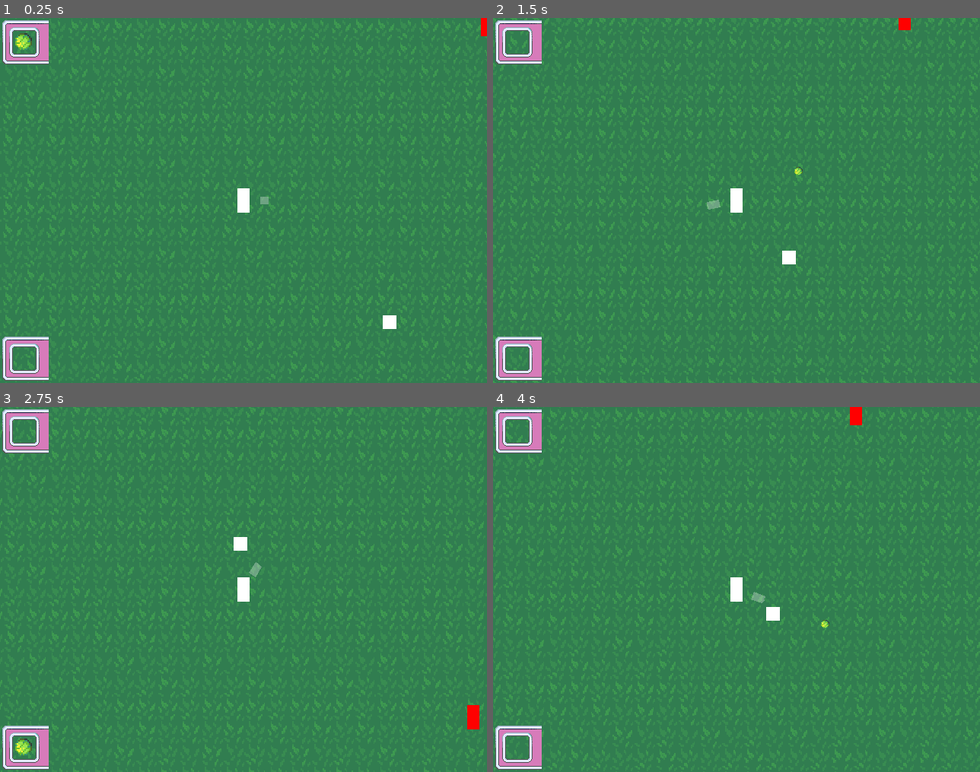
Above: before the commit, frames 1-4 (two rows, left to right).
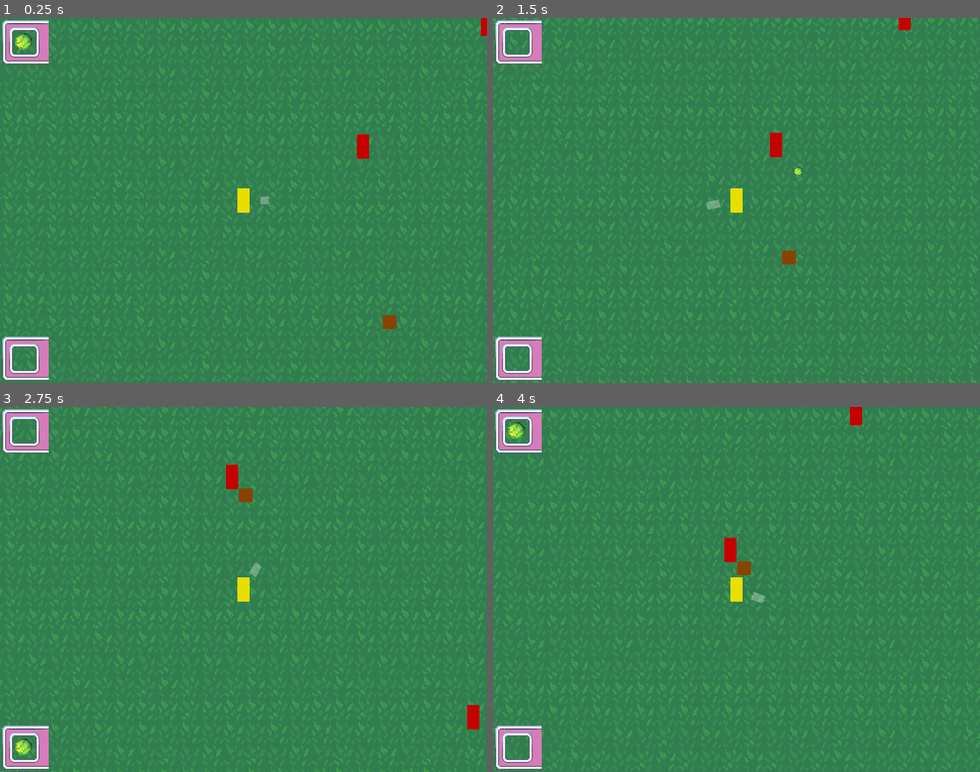
Above: after the commit, the same moments.

Repository: nullportal/dog-and-ball
Game: Godot game, scene res://Game.tscn
The game is run twice, just before and just after one commit, with the same random seed, the same clock (stepped at 60 frames per second) and the same inputs.
Inputs (mouse positions are in pixels of both pictures, inside the frame that each line leads up to):
- Up to frame 1 (0.25 s): no input
- Up to frame 2 (1.5 s): tap Enter at 0.5 s; move the mouse to (843, 182) at 0.52 s; hold Right (ui_right) 0.53-1.28 s; click (843, 182) at 0.6 s; move the mouse to (639, 218) at 1.27 s; hold Down (ui_down) from 1.28 s (still down); click (639, 218) at 1.35 s
- Up to frame 3 (2.75 s): move the mouse to (292, 509) at 2.02 s; release Down (ui_down) at 2.03 s; hold Right (ui_right) from 2.03 s (still down); click (292, 509) at 2.1 s
- Up to frame 4 (4 s): move the mouse to (712, 662) at 2.77 s; release Right (ui_right) at 2.78 s; hold Up (ui_up) 2.78-3.53 s; click (712, 662) at 2.85 s; move the mouse to (882, 644) at 3.52 s; hold Left (ui_left) from 3.53 s (still down); click (882, 644) at 3.6 s

The runs differ from the first frame. In frame 1, 0.5% of the frame differs, in the area x 48-100%, y 0-86%; in frame 2, 0.5%; in frame 3, 0.7%; in frame 4, 0.8%, in the area x 3-76%, y 0-61%.

Commit message:
WIP: Hard-code flash hurt anim
For zombie only. I said it was WIP.

Diff:
--- a/Entities/Dog/Dog.tscn
+++ b/Entities/Dog/Dog.tscn
@@ -33,6 +33,7 @@
 margin_top = -9.0
 margin_right = 9.0
 margin_bottom = 9.0
+color = Color( 0.533333, 0.262745, 0, 1 )
 __meta__ = {
 "_edit_use_anchors_": false
 }
@@ -42,7 +43,7 @@
 
 [node name="Combat" parent="." instance=ExtResource( 7 )]
 ATTACK_DAMAGE = 1.0
-ATTACK_COOLDOWN = 0.5
+ATTACK_COOLDOWN = 0.8
 
 [editable path="Health"]
 [editable path="Combat"]
--- a/Entities/Enemies/Zombie.gd
+++ b/Entities/Enemies/Zombie.gd
@@ -18,6 +18,9 @@
 onready var attackArea = $AttackArea
 onready var health = $Health
 onready var combat = $Combat
+
+# FIXME Abstract this out a bit
+onready var animationPlayer = $ColorRect/AnimationPlayer
 
 var follow_distances = {
 	'Player': 28,
@@ -54,5 +57,9 @@
 		velocity = position.direction_to(target.position) * MAX_SPEED
 		velocity = move_and_slide(velocity)
 
+func hurt_animation():
+	print('%s is attempting to play hurt animation!' % self.SLUG)
+	animationPlayer.play('flash')
+
 func attack(target):
 	combat.attack(target)
--- a/Entities/Enemies/Zombie.tscn
+++ b/Entities/Enemies/Zombie.tscn
@@ -9,6 +9,23 @@
 [sub_resource type="CapsuleShape2D" id=1]
 radius = 8.0
 height = 12.0
+
+[sub_resource type="Animation" id=2]
+resource_name = "flash"
+length = 0.04
+step = 0.005
+tracks/0/type = "value"
+tracks/0/path = NodePath(".:color")
+tracks/0/interp = 1
+tracks/0/loop_wrap = true
+tracks/0/imported = false
+tracks/0/enabled = true
+tracks/0/keys = {
+"times": PoolRealArray( 0, 0.015, 0.03, 0.04 ),
+"transitions": PoolRealArray( 1, 1, 1, 1 ),
+"update": 1,
+"values": [ Color( 0.772549, 0, 0, 1 ), Color( 1, 1, 1, 1 ), Color( 1, 0, 0, 1 ), Color( 0.772549, 0, 0, 1 ) ]
+}
 
 [node name="Zombie" type="KinematicBody2D" groups=[
 "Enemies",
@@ -28,10 +45,13 @@
 margin_top = -16.0
 margin_right = 8.0
 margin_bottom = 16.0
-color = Color( 1, 0, 0, 1 )
+color = Color( 0.772549, 0, 0, 1 )
 __meta__ = {
 "_edit_use_anchors_": false
 }
+
+[node name="AnimationPlayer" type="AnimationPlayer" parent="ColorRect"]
+anims/flash = SubResource( 2 )
 
 [node name="Health" parent="." instance=ExtResource( 3 )]
 HEALTH_POINTS = 10
--- a/Entities/Player/Player.tscn
+++ b/Entities/Player/Player.tscn
@@ -22,6 +22,7 @@
 margin_top = -16.0
 margin_right = 8.0
 margin_bottom = 16.0
+color = Color( 0.909804, 0.87451, 0, 1 )
 __meta__ = {
 "_edit_use_anchors_": false
 }
--- a/Game.gd
+++ b/Game.gd
@@ -17,6 +17,8 @@
 func damage_target(target, amount):
 	if !target || !target.health:
 		return
+	if target.has_method('hurt_animation'):
+		target.hurt_animation()
 	target.health.reduce(amount)
 	print(target.name, ' damaged for ', amount, ' points')
 	if target.health.HEALTH_POINTS <= 0:
--- a/Game.tscn
+++ b/Game.tscn
@@ -48,6 +48,9 @@
 [node name="Zombie4" parent="World" instance=ExtResource( 5 )]
 position = Vector2( 384, -8 )
 
+[node name="Zombie8" parent="World" instance=ExtResource( 5 )]
+position = Vector2( 220.797, 152.567 )
+
 [node name="Zombie5" parent="World" instance=ExtResource( 5 )]
 position = Vector2( 752, -32 )
 
Not shown: 1 places in Entities/Enemies/Zombie.tscn that only renumber resources
